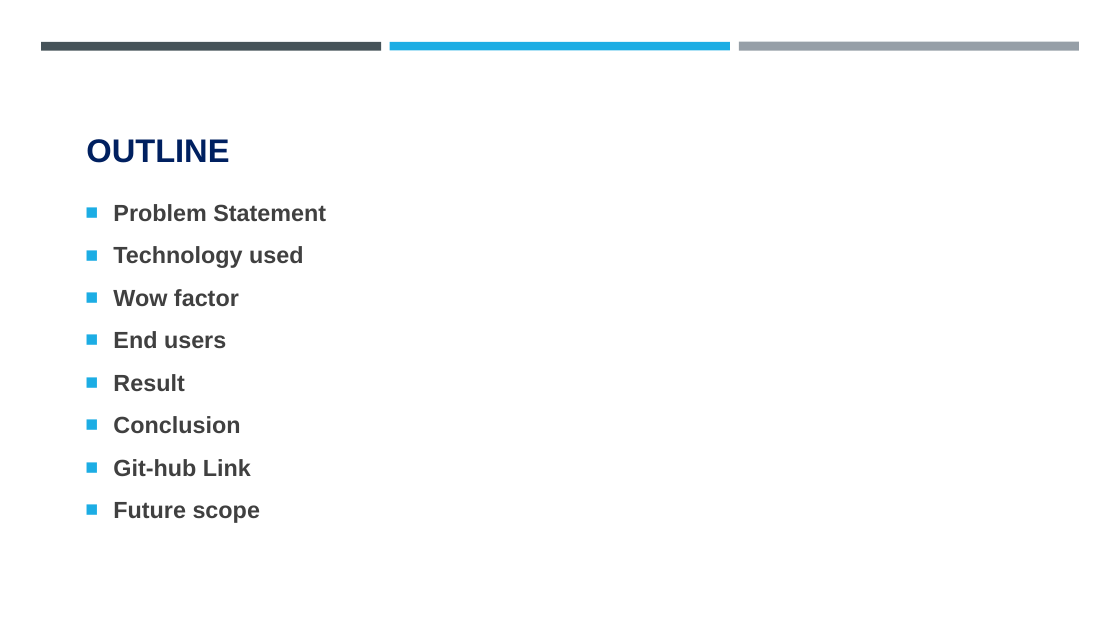
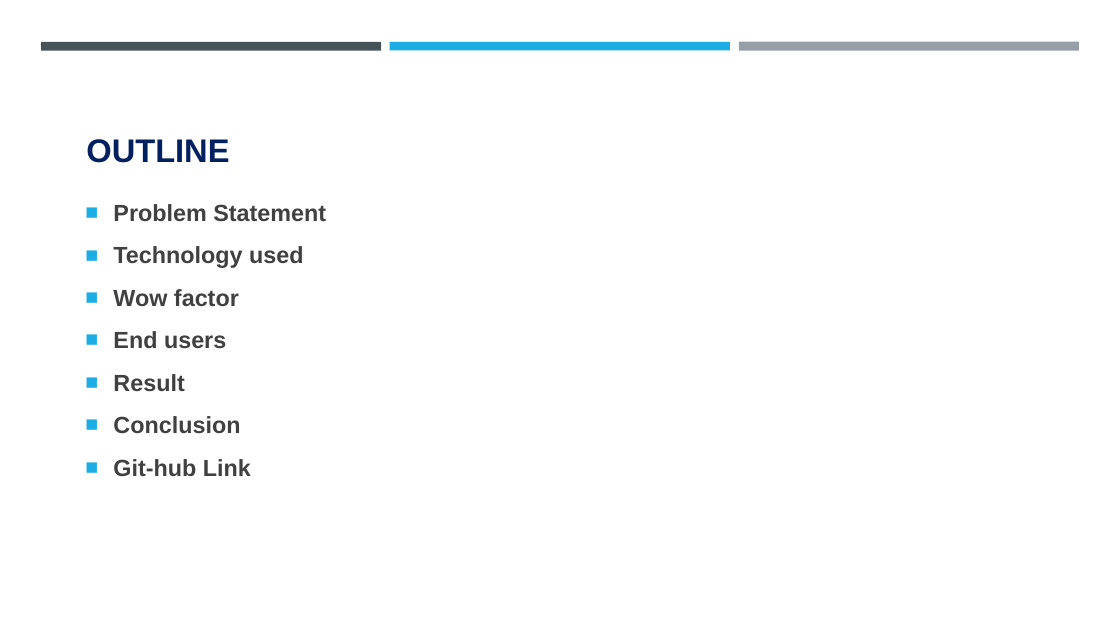
Before and after one commit to devjindal135/Steganograph, a slide deck: slide 2 of AICTE_Dev_Jindal_CSE.pptx. Drawn at 1120x630 pixels with LibreOffice and Linux fonts; fonts in the diff are those of the drawing; background and template pictures are left out. Boxes give left, top, right and bottom in pixels: in the first picture for what was removed or moved away, otherwise in the second. Text is boxed around its words. In the diff, an @@ line names an element or a change of style, - is before the commit and + after.

```diff
--- a/AICTE_Dev_Jindal_CSE.pptx
+++ b/AICTE_Dev_Jindal_CSE.pptx
@@ text at [113, 502, 260, 523]: paragraph removed @@
-■ Future scope
```
Also in this commit, not shown: 2 other slides changed, 1 slide added.
